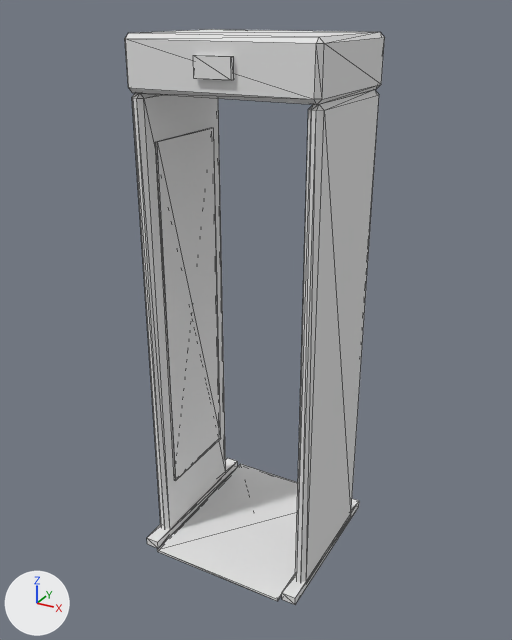
Two versions of the glTF model game/assets/interior/security_arch.glb, one commit apart.
The view is the same before and after, from a 50 mm lens placed at (1.45, -2.65, 2.51), pointed at (0.0, -0.01, 1.19). Lighting does not change. The marker at lower left points along +X, +Y and +Z. The picture after the commit comes second. Mesh edges are drawn as thin lines. Where no turn or scale is listed for an object, it has been applied to the vertices. Vertices at exactly the same position are counted once.

In view in the first picture: 'SecurityArch_Body'.
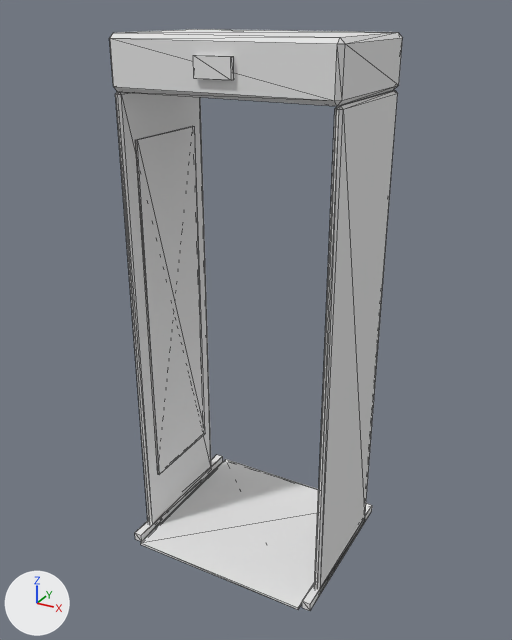
What differs and where, as boxes [x1, y1, x2, y2] in the pictures (512 x 640 px; the box of a moved part takes in the faces that stretch with it):
'SecurityArch_Body', reshaped (13% wider)
    before: [125, 29, 385, 605]
    after: [109, 29, 402, 611]
part 1 of me_arch_panel_l, moved or reshaped
    before: [132, 93, 226, 529]
    after: [115, 92, 211, 523]
part 2 of me_arch_panel_l, moved or reshaped
    before: [156, 128, 221, 481]
    after: [135, 126, 205, 475]
part 3 of me_arch_panel_l, moved or reshaped
    before: [147, 458, 238, 548]
    after: [135, 455, 223, 542]
part 4 of me_arch_panel_l, moved or reshaped
    before: [295, 90, 379, 584]
    after: [314, 90, 397, 593]
part 5 of me_arch_panel_l, moved or reshaped
    before: [282, 499, 359, 605]
    after: [302, 503, 372, 611]
part 6 of me_arch_panel_l, moved or reshaped
    before: [125, 29, 385, 105]
    after: [109, 29, 402, 106]
part 7 of me_arch_panel_l, moved or reshaped
    before: [158, 464, 298, 601]
    after: [141, 459, 319, 609]

Patch to the scene script:
```diff
--- a/game/assets/interior/security_arch.glb.py
+++ b/game/assets/interior/security_arch.glb.py
@@ me_arch_panel_l @@
 # used by ob_securityarch_body; location = (0.0, 0.0, 0.0)
-me_arch_panel_l.from_pydata(...)  # 120 vertices, 204 faces; spans x -0.42..0.42, y -0.42..0.42, z 0.0..2.42
+me_arch_panel_l.from_pydata(...)  # 120 vertices, 204 faces; spans x -0.5..0.5, y -0.42..0.42, z 0.0..2.42
+# me_arch_panel_l part 1: the loose piece of 24 vertices spanning x -0.42..-0.36, y -0.3..0.3, z 0.0..2.2 is scaled about its middle by (0.5, 1.02, 1.01), then moved by (-0.09, 0.0, 0.0)
+# me_arch_panel_l part 2: the loose piece of 8 vertices spanning x -0.36..-0.35, y -0.22..0.22, z 0.3..2.0 is moved by (-0.1, 0.0, 0.0)
+# me_arch_panel_l part 3: the loose piece of 8 vertices spanning x -0.42..-0.35, y -0.4..0.4, z 0.0..0.04 is scaled about its middle by (0.571, 1, 1), then moved by (-0.09, 0.0, 0.0)
+# me_arch_panel_l part 4: the loose piece of 24 vertices spanning x 0.36..0.42, y -0.3..0.3, z 0.0..2.2 is scaled about its middle by (0.5, 1.02, 1.01), then moved by (0.09, 0.0, 0.0)
+# me_arch_panel_l part 5: the loose piece of 8 vertices spanning x 0.35..0.42, y -0.4..0.4, z 0.0..0.04 is scaled about its middle by (0.571, 1, 1), then moved by (0.09, 0.0, 0.0)
+# me_arch_panel_l part 6: the loose piece of 24 vertices spanning x -0.42..0.42, y -0.32..0.32, z 2.2..2.42 is scaled about its middle by (1.18, 1, 1)
+# me_arch_panel_l part 7: the loose piece of 8 vertices spanning x -0.34..0.34, y -0.42..0.42, z 0.0..0.01 is scaled about its middle by (1.31, 1, 1)
+# other edits to the shape of me_arch_panel_l do not show in these pictures
 me_arch_panel_l.materials.append(mat_tp_atlas_1a_d)
```
